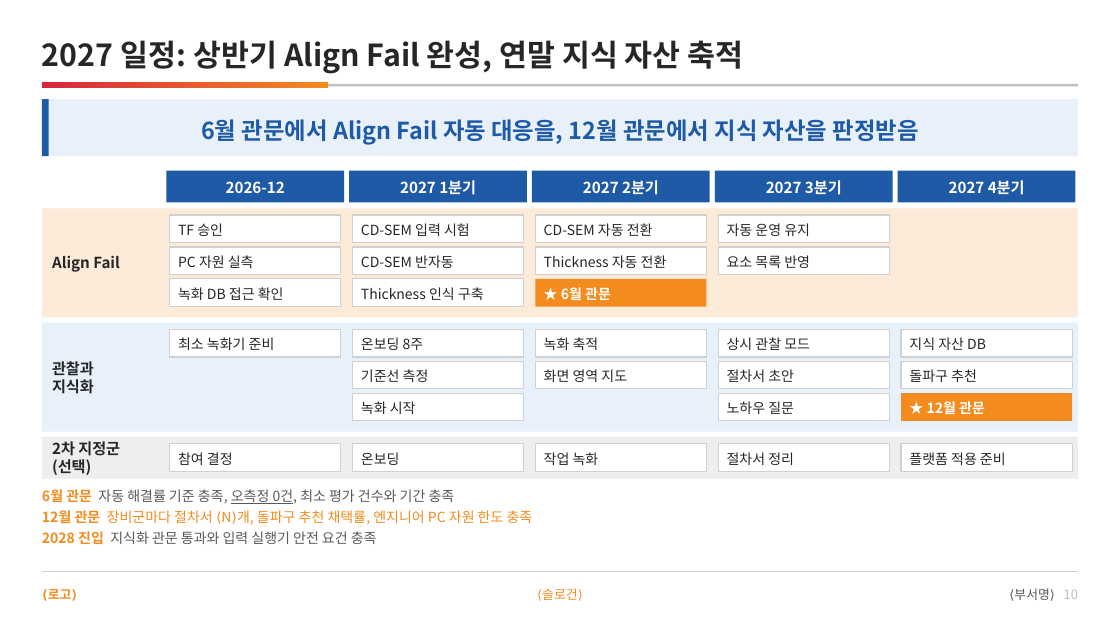
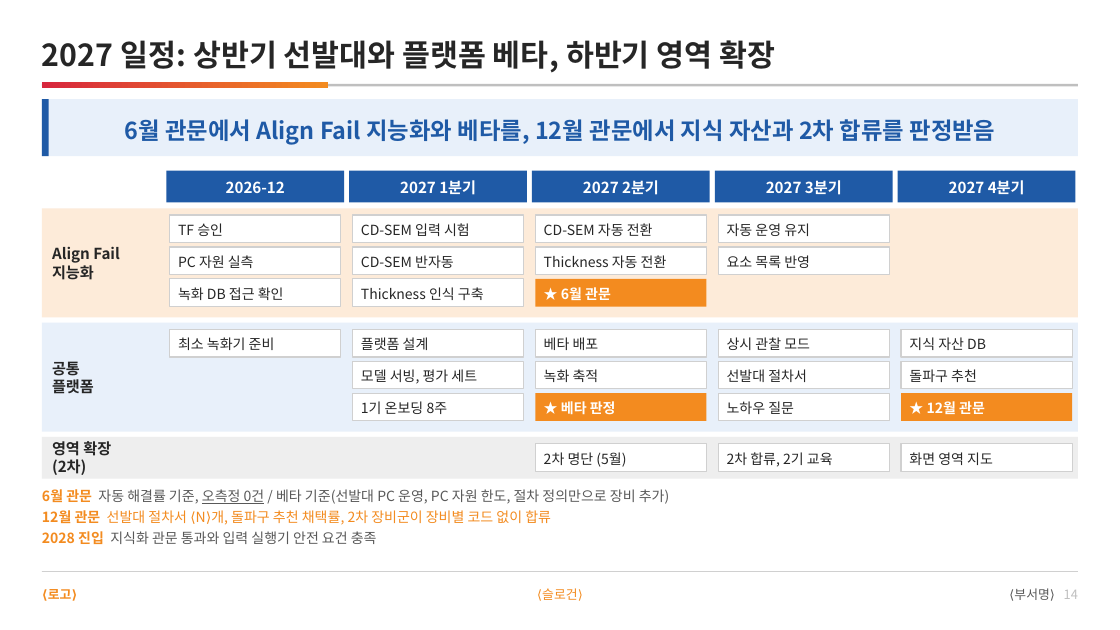
Before and after one commit to DarrenKoi/pm_notes, a slide deck: slide 14 of my-task/arc-tf/deliverables/arc-tf-proposal.pptx (slide 10 before the commit). Drawn at 1120x630 pixels with LibreOffice and Linux fonts; fonts in the diff are those of the drawing. Boxes give left, top, right and bottom in pixels: in the first picture for what was removed or moved away, otherwise in the second. Text is boxed around its words. In the diff, an @@ line names an element or a change of style, - is before the commit and + after.

```diff
--- a/my-task/arc-tf/deliverables/arc-tf-proposal.pptx
+++ b/my-task/arc-tf/deliverables/arc-tf-proposal.pptx
@@ text at box(42, 40, 775, 73): text changed @@
-2027 일정: 상반기 Align Fail 완성, 연말 지식 자산 축적
+2027 일정: 상반기 선발대와 플랫폼 베타, 하반기 영역 확장
@@ text at box(124, 119, 995, 145): text changed @@
-6월 관문에서 Align Fail 자동 대응을, 12월 관문에서 지식 자산을 판정받음
+6월 관문에서 Align Fail 지능화와 베타를, 12월 관문에서 지식 자산과 2차 합류를 판정받음
@@ text at box(52, 262, 94, 280): paragraph added @@
+지능화
@@ text at box(361, 337, 429, 350): text changed @@
-온보딩 8주
+플랫폼 설계
@@ text added at box(544, 337, 599, 350), 12 pt, text #262626 @@
+베타 배포
@@ text at box(52, 361, 94, 393): text changed @@
-관찰과
-지식화
+공통
+플랫폼
@@ text at box(361, 369, 477, 384): text changed @@
-기준선 측정
+모델 서빙, 평가 세트
@@ text "녹화 축적": place and size @@
-text "녹화 축적" at box(544, 337, 599, 350)
+text "녹화 축적" at box(544, 369, 599, 382)
@@ text at box(727, 369, 807, 382): text changed @@
-절차서 초안
+선발대 절차서
@@ text at box(361, 401, 448, 414): text changed @@
-녹화 시작
+1기 온보딩 8주
@@ rectangle added at box(535, 393, 707, 421), fill #F38B1F @@
@@ text added at box(561, 401, 616, 415), 12 pt, text #FFFFFF, bold @@
+★ 베타 판정
@@ text at box(52, 441, 111, 475): text changed @@
-2차 지정군
-(선택)
+영역 확장
+(2차)
@@ rectangle removed at box(170, 444, 341, 471) @@
@@ rectangle removed at box(353, 444, 524, 471) @@
@@ text "화면 영역 지도": place and size @@
-text "화면 영역 지도" at box(544, 369, 627, 382)
+text "화면 영역 지도" at box(909, 452, 993, 465)
@@ text removed at box(178, 452, 233, 465) @@
-참여 결정
@@ text removed at box(361, 452, 400, 465) @@
-온보딩
@@ text at box(544, 452, 626, 467): text changed @@
-작업 녹화
+2차 명단 (5월)
@@ text at box(727, 452, 833, 467): text changed @@
-절차서 정리
+2차 합류, 2기 교육
@@ text removed at box(909, 452, 1006, 465) @@
-플랫폼 적용 준비
@@ text at box(42, 489, 670, 525): text changed; text colour #F38B1F to #595959 @@
-6월 관문 자동 해결률 기준 충족, 오측정 0건, 최소 평가 건수와 기간 충족
-12월 관문 장비군마다 절차서 ⟨N⟩개, 돌파구 추천 채택률, 엔지니어 PC 자원 한도 충족
+6월 관문 자동 해결률 기준, 오측정 0건 / 베타 기준(선발대 PC 운영, PC 자원 한도, 절차 정의만으로 장비 추가)
+12월 관문 선발대 절차서 ⟨N⟩개, 돌파구 추천 채택률, 2차 장비군이 장비별 코드 없이 합류
@@ text at box(1014, 588, 1078, 600): text changed @@
-⟨부서명⟩ 10
+⟨부서명⟩ 14
```
Also in this commit, not shown: 12 other slides changed, 4 slides added, 20 other files.
